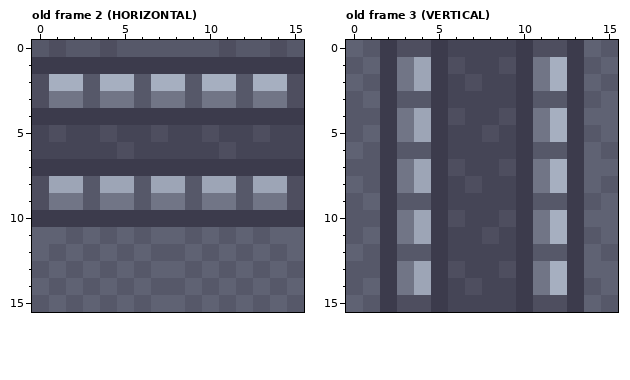
File history of a pixel-art file, assets/aseprite/wall.aseprite. The picture above is the old version.
16x16 pixels, 3 frames. Shown: old frame 2 (HORIZONTAL), old frame 3 (VERTICAL). The commit also changed other frames, which this record leaves out.
New version:
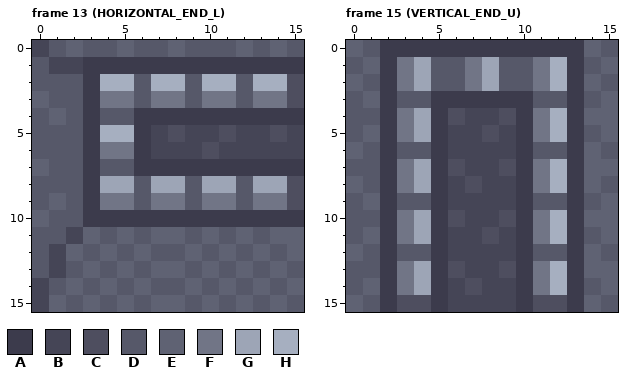
Palette (. is transparent): A #3c3b4c  B #454556  C #4e4e5f  D #565869  E #5f6273  F #717586  G #9da5b6  H #a6afc0
A new or re-ordered frame is compared with the old frame closest to it.
The edit:
{"change": "frames 3 -> 16"}
{"where": "frame 13 (HORIZONTAL_END_L) is new; against old frame 2 (HORIZONTAL)"}
{"frame":13,"y":0,"x":0,"old":"DCD","new":"BDE"}
{"frame":13,"y":0,"x":4,"old":"CD","new":"DE"}
{"frame":13,"y":0,"x":8,"old":"D","new":"E"}
{"frame":13,"y":0,"x":11,"old":"CD","new":"DE"}
{"frame":13,"y":0,"x":14,"old":"C","new":"E"}
{"frame":13,"y":1,"x":0,"old":"AAA","new":"DBB"}
{"frame":13,"y":2,"x":0,"old":"CHHD","new":"DDDA"}
{"frame":13,"y":3,"x":0,"old":"CFFD","new":"EDDA"}
{"frame":13,"y":4,"x":0,"old":"AAA","new":"DED"}
{"frame":13,"y":4,"x":4,"old":"AA","new":"DD"}
{"frame":13,"y":5,"x":0,"old":"BCBBCBBCB","new":"DDDAHHABC"}
{"frame":13,"y":5,"x":10,"old":"CB","new":"BC"}
{"frame":13,"y":5,"x":13,"old":"CB","new":"BC"}
{"frame":13,"y":6,"x":0,"old":"BBBBBCB","new":"DDDAFFA"}
{"frame":13,"y":6,"x":10,"old":"BC","new":"CB"}
{"frame":13,"y":7,"x":0,"old":"AAA","new":"EDD"}
{"frame":13,"y":7,"x":4,"old":"AA","new":"DD"}
{"frame":13,"y":8,"x":0,"old":"CGGD","new":"DDDA"}
{"frame":13,"y":9,"x":0,"old":"CFFD","new":"DEDA"}
{"frame":13,"y":10,"x":0,"old":"AAA","new":"EDD"}
{"frame":13,"y":11,"x":0,"old":"EED","new":"DDB"}
{"frame":13,"y":12,"x":0,"old":"ED","new":"DB"}
{"frame":13,"y":13,"x":1,"old":"E","new":"B"}
{"frame":13,"y":14,"x":0,"old":"E","new":"B"}
{"frame":13,"y":15,"x":0,"old":"D","new":"B"}
{"where": "frame 15 (VERTICAL_END_U) is new; against old frame 3 (VERTICAL)"}
{"frame":15,"y":0,"x":3,"old":"CC","new":"AA"}
{"frame":15,"y":0,"x":6,"old":"BBBB","new":"AAAA"}
{"frame":15,"y":0,"x":11,"old":"CC","new":"AA"}
{"frame":15,"y":1,"x":5,"old":"ACBBCA","new":"DDFGDD"}
{"frame":15,"y":2,"x":5,"old":"ABCBBA","new":"DDFGDD"}
{"frame":15,"y":3,"x":6,"old":"BBBB","new":"AAAA"}
{"label":"changed","picture_box":[32,40,287,312]}
{"label":"changed","picture_box":[397,40,567,108]}
